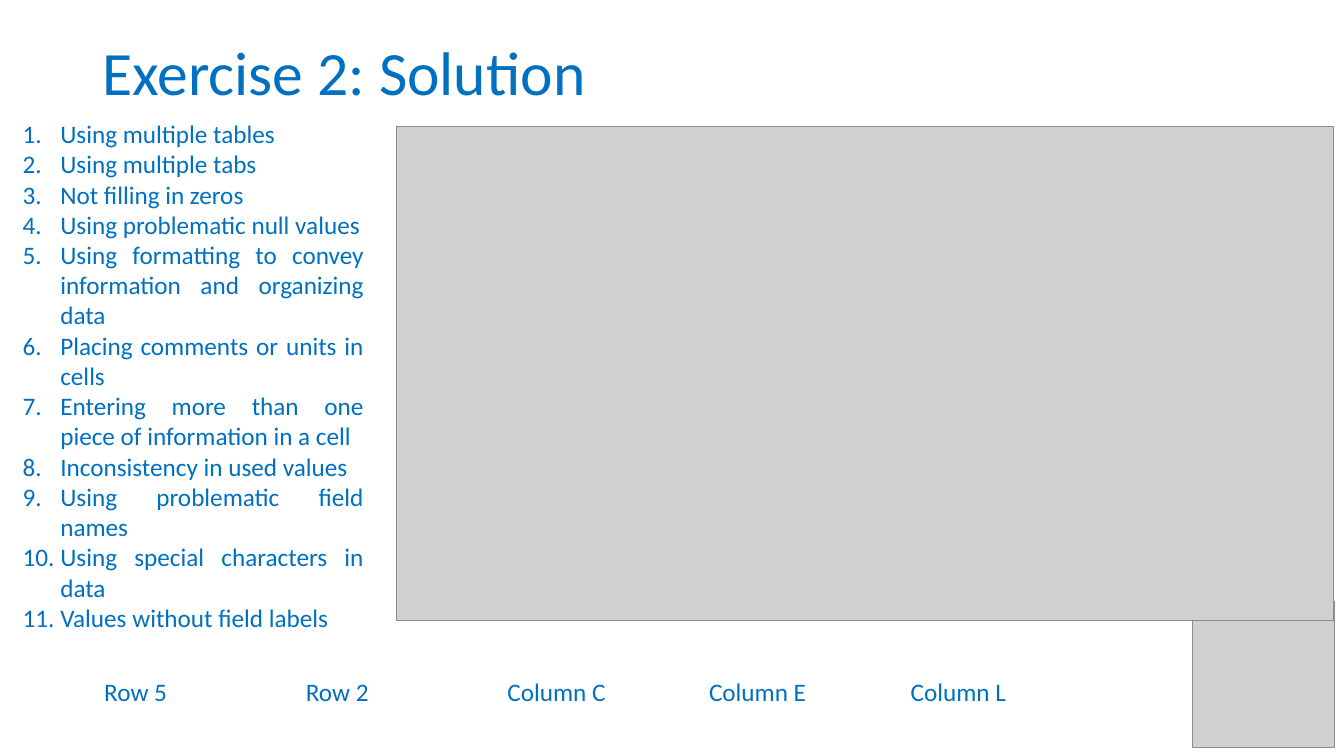
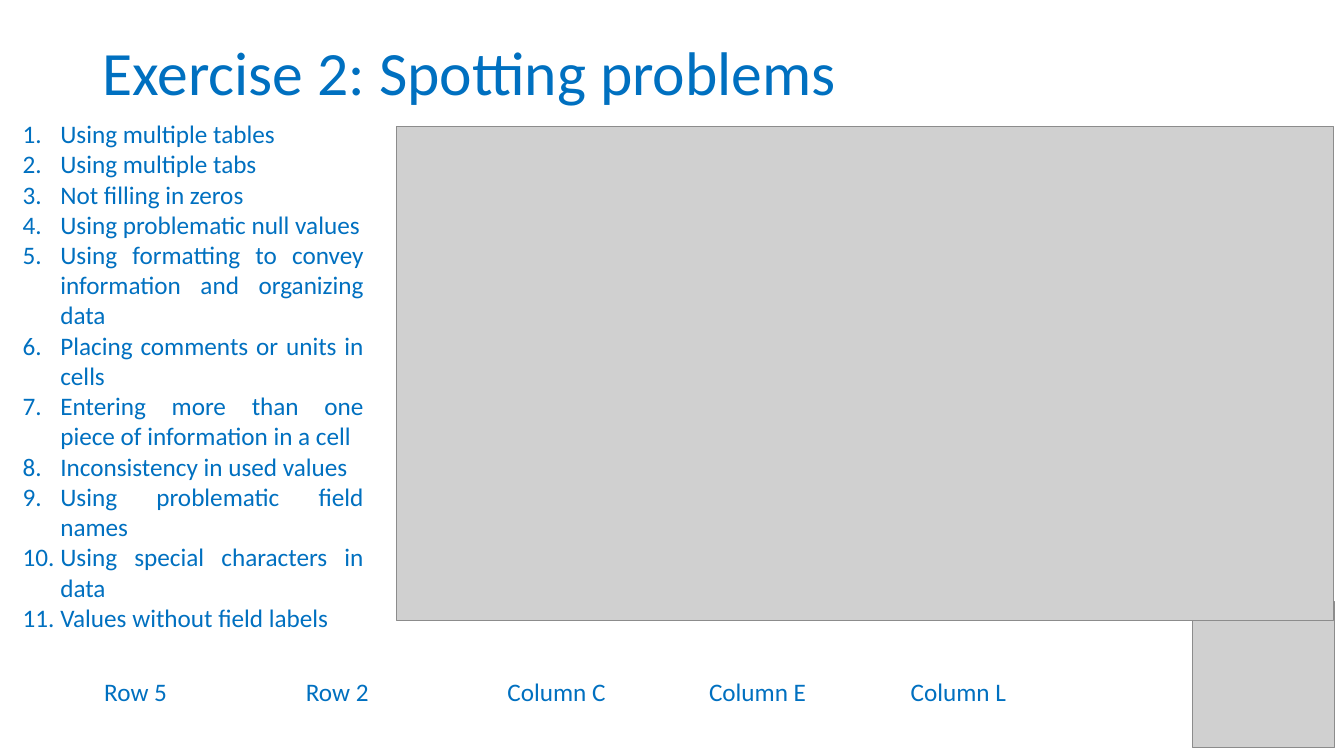
Before and after one commit to tzielins/private-fair-for-busy-biologists, a slide deck: slide 16 of instructors/03_Data-in-excel_v3.3.pptx (slide 18 before the commit). Drawn at 1344x756 pixels with LibreOffice and Linux fonts; fonts in the diff are those of the drawing; grey boxes stand for pictures; background and template pictures are left out. Boxes give left, top, right and bottom in pixels: in the first picture for what was removed or moved away, otherwise in the second. Text is boxed around its words. In the diff, an @@ line names an element or a change of style, - is before the commit and + after.

```diff
--- a/instructors/03_Data-in-excel_v3.3.pptx
+++ b/instructors/03_Data-in-excel_v3.3.pptx
@@ title at (x1=102, y1=52, x2=836, y2=106): text changed @@
-Exercise 2: Solution
+Exercise 2: Spotting problems
```
Also in this commit, not shown: 16 other slides changed, 3 slides removed, 1 other file.
